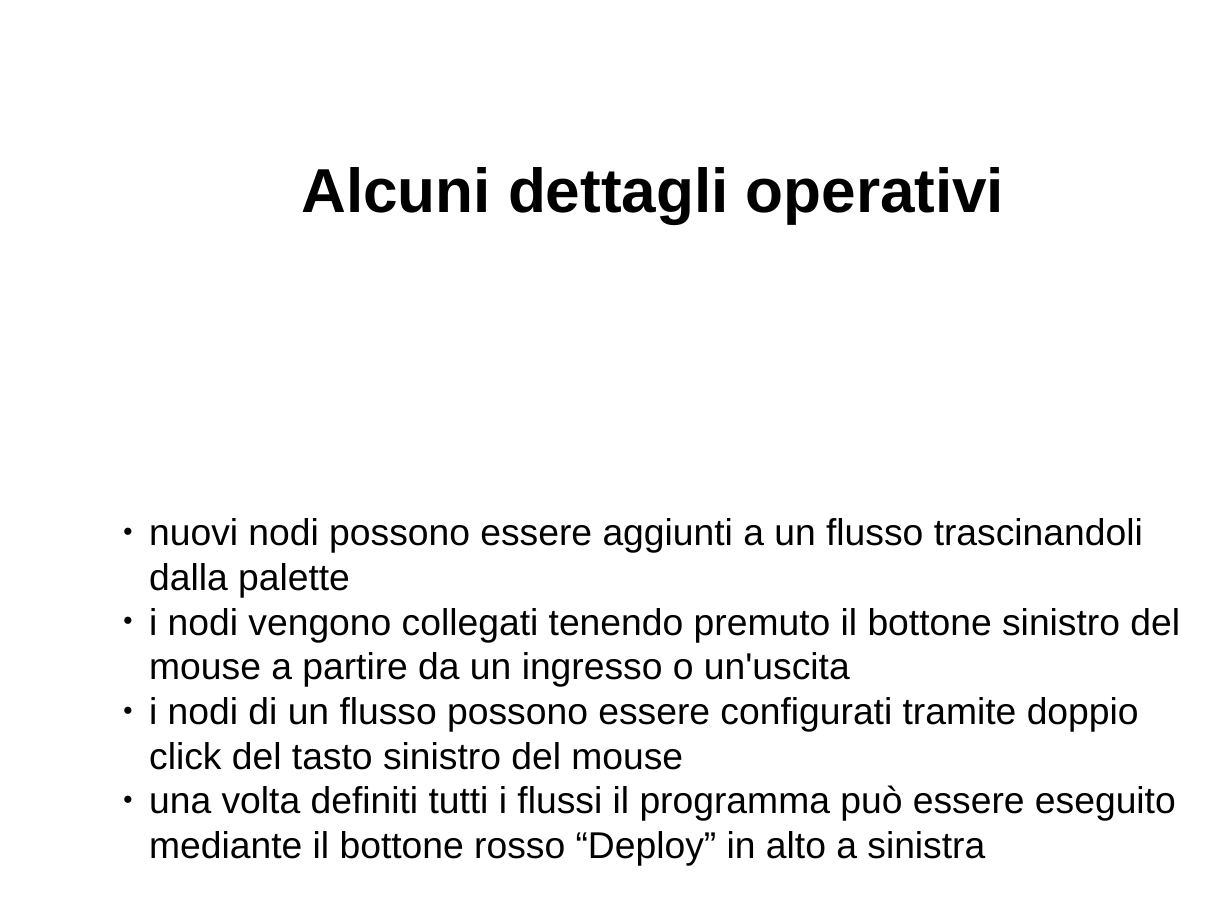
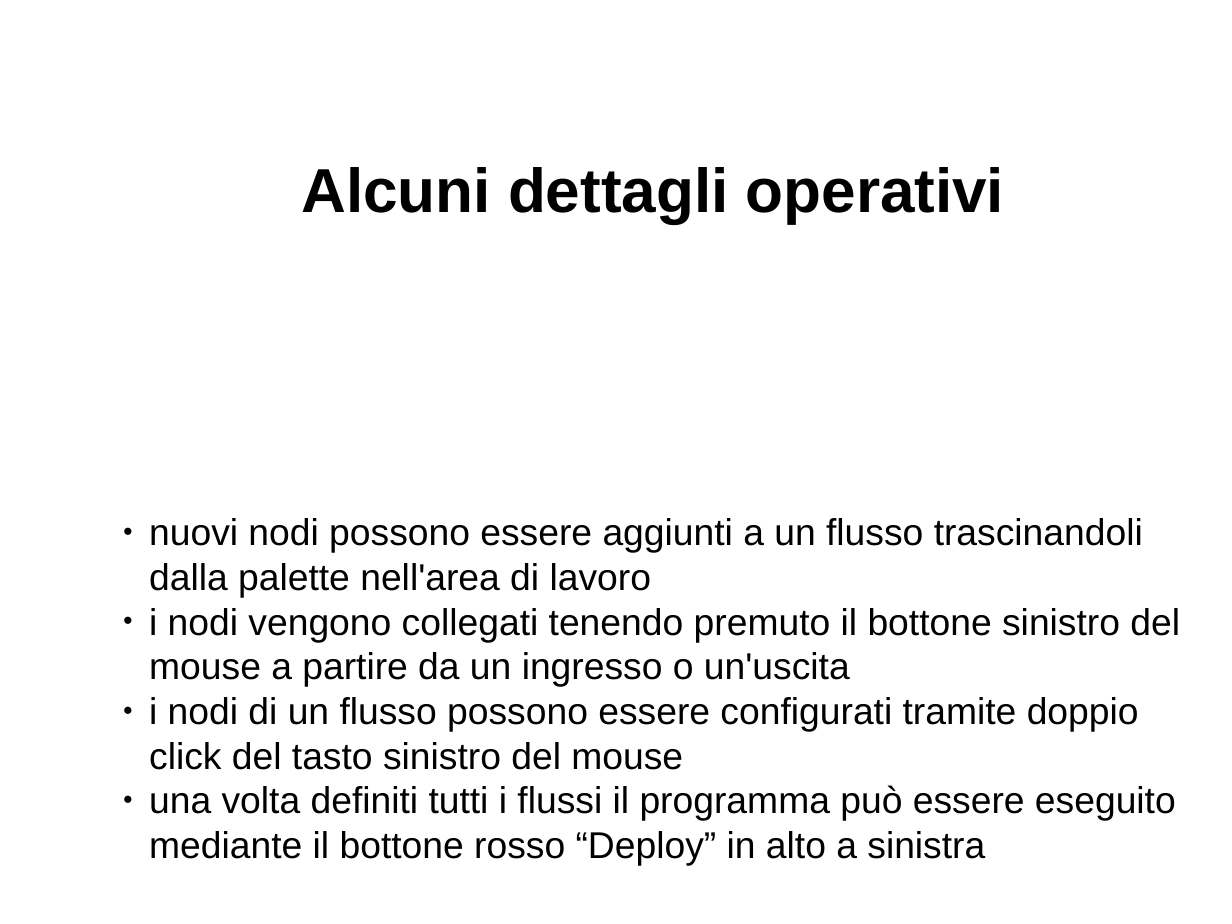
Before and after one commit to davideancona/minicorsiRAISE, a slide deck: slide 9 of iot/NodeRED.odp (slide 8 before the commit). Drawn at 1232x924 pixels with LibreOffice and Linux fonts; fonts in the diff are those of the drawing. Boxes give left, top, right and bottom in pixels: in the first picture for what was removed or moved away, otherwise in the second. Text is boxed around its words. In the diff, an @@ line names an element or a change of style, - is before the commit and + after.

```diff
--- a/iot/NodeRED.odp
+++ b/iot/NodeRED.odp
@@ text at (x1=149, y1=518, x2=1143, y2=598): text changed @@
-● nuovi nodi possono essere aggiunti a un flusso trascinandoli dalla palette
+● nuovi nodi possono essere aggiunti a un flusso trascinandoli dalla palette nell'area di lavoro
```
Also in this commit, not shown: 2 other slides changed, 5 slides added, 6 slides removed, 2 other files.
